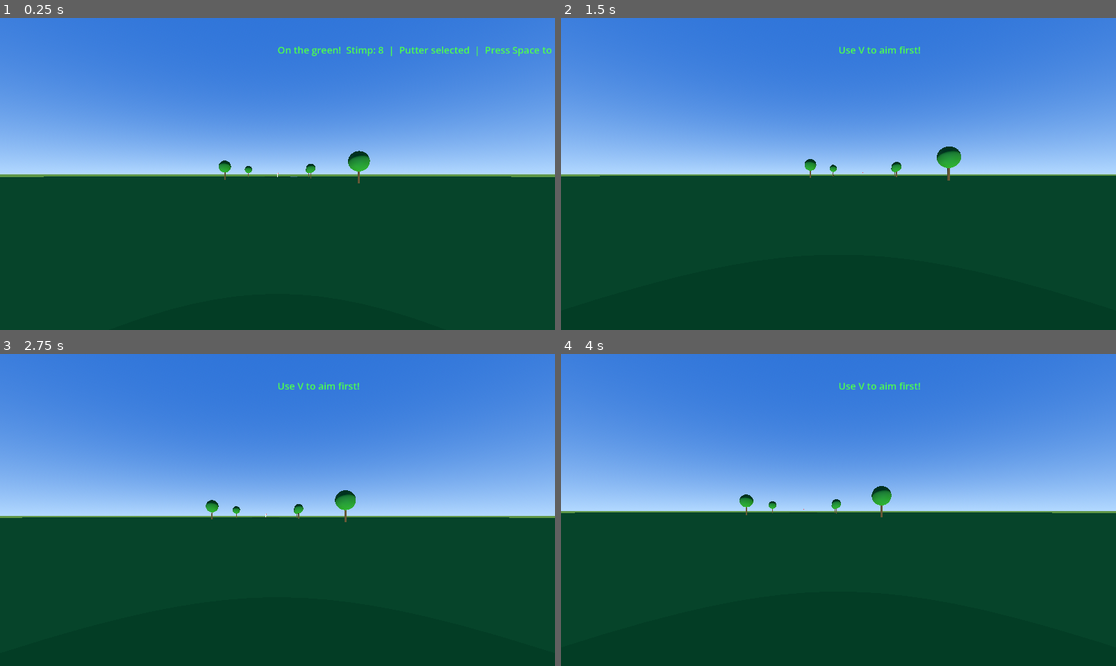
Above: before the commit, frames 1-4 (two rows, left to right).
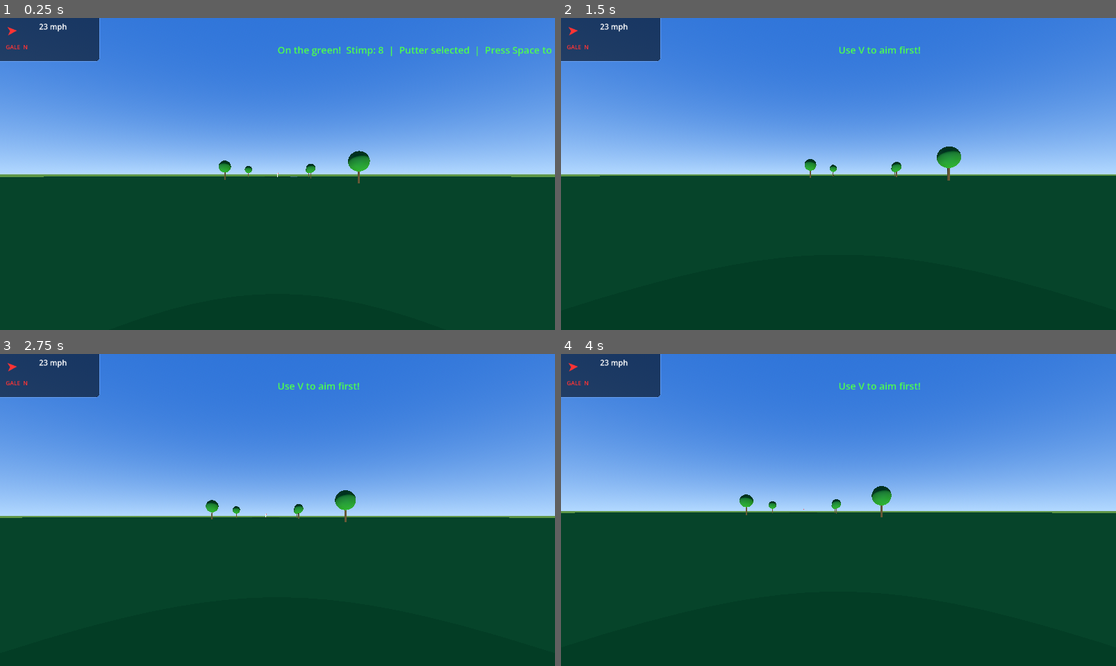
Above: after the commit, the same moments.

Repository: norsiwel/solo-golf
Game: Godot game, scene res://main.tscn
Two runs of this game, one before a commit and one after it. Both use one fixed random seed, a clock stepped at 60 frames per second and the inputs below.
Inputs (mouse positions are in pixels of both pictures, inside the frame that each line leads up to):
- Up to frame 1 (0.25 s): no input
- Up to frame 2 (1.5 s): tap Enter at 0.5 s; move the mouse to (866, 174) at 0.52 s; hold Up from 0.53 s (still down); tap Tab at 0.6 s; click (866, 174) at 0.67 s; tap Space at 0.77, 1.07, 1.25 s; move the mouse to (810, 174) at 1.27 s; tap V at 1.35 s
- Up to frame 3 (2.75 s): keep holding Up; tap Space at 1.52, 1.82 s; tap Enter at 2 s; move the mouse to (288, 503) at 2.02 s; tap Tab at 2.1 s
- Up to frame 4 (4 s): keep holding Up; tap Space at 2.75, 3.02, 3.32, 3.77 s; move the mouse to (832, 516) at 2.77 s; tap V at 2.85 s; click (832, 516) at 2.92 s; tap Enter at 3.5 s; move the mouse to (877, 513) at 3.52 s; tap Tab at 3.6 s

The runs differ from the first frame. In frame 1, 2.5% of the frame differs, in the area x 0-19%, y 0-15%; in frame 2, 2.5%, in the area x 0-55%, y 0-50%; in frame 3, 2.5%; in frame 4, 2.5%.

Commit message:
wind system - animated flag - wind HUD top-left - wind affects ball flight - wind shown on address screen

Diff:
--- a/ball.gd
+++ b/ball.gd
@@ -111,6 +111,11 @@
 		var total_lateral = curve_offset + (accuracy_error * (randf() - 0.5) * 2.0)
 		land_pos = from + forward * distance + right * total_lateral
 		land_pos.y = 0.025
+		# Apply wind effect to landing position
+		var wind = get_tree().current_scene.get_node_or_null("WindSystem")
+		if wind:
+			land_pos = wind.apply_to_ball(from, land_pos, power, loft)
+			land_pos.y = 0.025
 		roll_dir = (land_pos - from).normalized()
 		roll_dir.y = 0.0
 		state = BallState.FLYING
--- /dev/null
+++ b/flag_animator.gd
@@ -0,0 +1,45 @@
+extends MeshInstance3D
+
+# Attach this script to the Flag MeshInstance3D node
+# It rotates to face the wind and oscillates to simulate flapping
+
+var wind_dir := Vector3.ZERO
+var wind_speed := 0.0
+var flap_time := 0.0
+var base_rotation := 0.0
+
+func _ready():
+	# Find wind system
+	var wind = get_tree().current_scene.get_node_or_null("WindSystem")
+	if wind:
+		wind.connect("wind_changed", _on_wind_changed)
+		wind_dir = wind.wind_direction
+		wind_speed = wind.wind_speed_mph
+
+func _on_wind_changed(direction: Vector3, speed_mph: float):
+	wind_dir = direction
+	wind_speed = speed_mph
+
+func _process(delta):
+	flap_time += delta
+
+	if wind_speed < 1.0:
+		# Calm - flag hangs limp, slight droop
+		rotation_degrees.z = -15.0
+		rotation_degrees.y = base_rotation
+		return
+
+	# Face the wind direction (flag streams away from wind)
+	var target_yaw = rad_to_deg(atan2(-wind_dir.x, -wind_dir.z))
+	base_rotation = lerp_angle(base_rotation, target_yaw, delta * 2.0)
+	rotation_degrees.y = base_rotation
+
+	# Flapping oscillation - faster and bigger in stronger wind
+	var flap_freq = 2.0 + wind_speed * 0.15
+	var flap_amp = clamp(wind_speed * 0.4, 0.5, 12.0)
+	var flap = sin(flap_time * flap_freq) * flap_amp
+	var flap2 = sin(flap_time * flap_freq * 1.7) * flap_amp * 0.3  # secondary harmonic
+
+	rotation_degrees.z = flap + flap2
+	# Slight lift in strong wind
+	rotation_degrees.x = clamp(wind_speed * 0.2, 0, 8.0)
--- a/main.tscn
+++ b/main.tscn
@@ -3,6 +3,9 @@
 [ext_resource type="Script" uid="uid://bagc1rj48iic7" path="res://player.gd" id="1_player"]
 [ext_resource type="Script" path="res://green.gd" id="2_green"]
 [ext_resource type="Script" path="res://tee.gd" id="3_tee"]
+[ext_resource type="Script" path="res://wind_system.gd" id="4_wind"]
+[ext_resource type="Script" path="res://wind_hud.gd" id="5_wind_hud"]
+[ext_resource type="Script" path="res://flag_animator.gd" id="6_flag"]
 
 [sub_resource type="PlaneMesh" id="PlaneMesh_ground"]
 size = Vector2(400, 400)
@@ -116,6 +119,12 @@
 
 [node name="Main" type="Node3D"]
 
+[node name="WindSystem" type="Node3D" parent="."]
+script = ExtResource("4_wind")
+
+[node name="WindHUD" type="CanvasLayer" parent="."]
+script = ExtResource("5_wind_hud")
+
 [node name="Sun" type="DirectionalLight3D" parent="."]
 transform = Transform3D(0.866, -0.5, 0, 0.25, 0.433, -0.866, 0.433, 0.75, 0.5, 50, 80, 50)
 light_energy = 1.2
@@ -266,6 +275,7 @@
 transform = Transform3D(1, 0, 0, 0, 1, 0, 0, 0, 1, 0.35, 2.9, 0)
 mesh = SubResource("BoxMesh_flag")
 surface_material_override/0 = SubResource("Material_flag")
+script = ExtResource("6_flag")
 
 [node name="HoleCup" type="MeshInstance3D" parent="Flagstick"]
 transform = Transform3D(1, 0, 0, 0, 1, 0, 0, 0, 1, 0, 0.01, 0)
--- a/player.gd
+++ b/player.gd
@@ -224,6 +224,10 @@
 	ball.global_position = global_position + shot_dir * 1.2
 	ball.global_position.y = 0.025
 	ball.visible = true
+	# Show wind info in HUD before swing
+	var wind = get_parent().get_node_or_null("WindSystem")
+	if wind:
+		$HUD/AimLabel.text = "AIM: %d yds  |  %s" % [int(aim_yardage), wind.get_wind_description()]
 	address_screen.open_screen()
 
 func _close_address():
--- /dev/null
+++ b/wind_hud.gd
@@ -0,0 +1,121 @@
+extends CanvasLayer
+
+# Wind HUD - shows wind direction arrow, speed and description
+# Sits top-left of screen, always visible during play
+
+var wind_dir := Vector3.ZERO
+var wind_speed := 0.0
+var arrow_label: Label
+var speed_label: Label
+var desc_label: Label
+var arrow_rotation := 0.0
+
+func _ready():
+	layer = 5
+	_build_ui()
+	# Connect to wind system
+	call_deferred("_connect_wind")
+
+func _connect_wind():
+	var wind = get_tree().current_scene.get_node_or_null("WindSystem")
+	if wind:
+		wind.connect("wind_changed", _on_wind_changed)
+		_on_wind_changed(wind.wind_direction, wind.wind_speed_mph)
+
+func _build_ui():
+	# Background panel - top left
+	var panel = Panel.new()
+	panel.set_anchor(SIDE_LEFT,  0.0)
+	panel.set_anchor(SIDE_TOP,   0.0)
+	panel.set_anchor(SIDE_RIGHT, 0.18)
+	panel.set_anchor(SIDE_BOTTOM,0.14)
+	var ps = StyleBoxFlat.new()
+	ps.bg_color = Color(0, 0, 0, 0.55)
+	ps.border_color = Color(0.5, 0.7, 1.0, 0.6)
+	ps.border_width_bottom = 1
+	ps.border_width_right = 1
+	ps.corner_radius_bottom_right = 8
+	panel.add_theme_stylebox_override("panel", ps)
+	add_child(panel)
+
+	# Wind arrow - big Unicode arrow that rotates via label
+	arrow_label = Label.new()
+	arrow_label.text = "➤"
+	arrow_label.set_anchor(SIDE_LEFT,  0.01)
+	arrow_label.set_anchor(SIDE_TOP,   0.01)
+	arrow_label.set_anchor(SIDE_RIGHT, 0.07)
+	arrow_label.set_anchor(SIDE_BOTTOM,0.09)
+	arrow_label.add_theme_font_size_override("font_size", 28)
+	arrow_label.add_theme_color_override("font_color", Color(0.4, 0.8, 1.0, 1))
+	add_child(arrow_label)
+
+	# Speed
+	speed_label = Label.new()
+	speed_label.text = "0 mph"
+	speed_label.set_anchor(SIDE_LEFT,  0.07)
+	speed_label.set_anchor(SIDE_TOP,   0.01)
+	speed_label.set_anchor(SIDE_RIGHT, 0.18)
+	speed_label.set_anchor(SIDE_BOTTOM,0.07)
+	speed_label.add_theme_font_size_override("font_size", 16)
+	speed_label.add_theme_color_override("font_color", Color(1, 1, 1, 1))
+	add_child(speed_label)
+
+	# Description
+	desc_label = Label.new()
+	desc_label.text = "CALM"
+	desc_label.set_anchor(SIDE_LEFT,  0.01)
+	desc_label.set_anchor(SIDE_TOP,   0.08)
+	desc_label.set_anchor(SIDE_RIGHT, 0.18)
+	desc_label.set_anchor(SIDE_BOTTOM,0.14)
+	desc_label.add_theme_font_size_override("font_size", 12)
+	desc_label.add_theme_color_override("font_color", Color(0.8, 0.9, 1.0, 0.9))
+	add_child(desc_label)
+
+func _on_wind_changed(direction: Vector3, speed_mph: float):
+	wind_dir = direction
+	wind_speed = speed_mph
+	_update_display()
+
+func _update_display():
+	if speed_label:
+		speed_label.text = "%.0f mph" % wind_speed
+	if desc_label:
+		# Get compass relative to player-facing (south = into screen = headwind)
+		var angle = rad_to_deg(atan2(wind_dir.x, wind_dir.z))
+		if angle < 0: angle += 360
+		var dirs = ["N","NE","E","SE","S","SW","W","NW"]
+		var compass = dirs[int((angle + 22.5) / 45.0) % 8]
+		if wind_speed < 2:
+			desc_label.text = "CALM"
+			desc_label.add_theme_color_override("font_color", Color(0.8, 0.9, 1.0, 0.9))
+		elif wind_speed < 8:
+			desc_label.text = "Light  %s" % compass
+			desc_label.add_theme_color_override("font_color", Color(0.5, 1.0, 0.5, 1))
+		elif wind_speed < 15:
+			desc_label.text = "Moderate  %s" % compass
+			desc_label.add_theme_color_override("font_color", Color(1.0, 0.9, 0.3, 1))
+		elif wind_speed < 22:
+			desc_label.text = "Strong  %s" % compass
+			desc_label.add_theme_color_override("font_color", Color(1.0, 0.5, 0.2, 1))
+		else:
+			desc_label.text = "GALE  %s" % compass
+			desc_label.add_theme_color_override("font_color", Color(1.0, 0.2, 0.2, 1))
+
+func _process(_delta):
+	if arrow_label == null or wind_speed < 1.0:
+		if arrow_label:
+			arrow_label.add_theme_color_override("font_color", Color(0.4, 0.4, 0.4, 0.6))
+		return
+	# Rotate arrow to show wind direction on screen
+	# Wind blows FROM the direction shown
+	var screen_angle = rad_to_deg(atan2(wind_dir.x, wind_dir.z))
+	arrow_label.rotation_degrees = screen_angle
+	# Color based on speed
+	if wind_speed < 8:
+		arrow_label.add_theme_color_override("font_color", Color(0.5, 1.0, 0.5, 1))
+	elif wind_speed < 15:
+		arrow_label.add_theme_color_override("font_color", Color(1.0, 0.9, 0.3, 1))
+	elif wind_speed < 22:
+		arrow_label.add_theme_color_override("font_color", Color(1.0, 0.5, 0.2, 1))
+	else:
+		arrow_label.add_theme_color_override("font_color", Color(1.0, 0.2, 0.2, 1))
--- /dev/null
+++ b/wind_system.gd
@@ -0,0 +1,105 @@
+extends Node3D
+
+# Wind system - generates and manages wind for a hole
+# Attach to Main scene as "WindSystem"
+
+signal wind_changed(direction: Vector3, speed_mph: float)
+
+@export var min_wind_mph := 0.0
+@export var max_wind_mph := 25.0
+@export var gust_chance := 0.3      # probability of gusts
+@export var change_interval := 8.0  # seconds between wind shifts
+
+var wind_direction := Vector3.ZERO  # normalized horizontal direction
+var wind_speed_mph := 0.0
+var gust_speed_mph := 0.0
+var is_gusting := false
+var change_timer := 0.0
+var gust_timer := 0.0
+
+# Current effective wind (base + gust)
+var effective_wind: Vector3:
+	get:
+		var total_mph = wind_speed_mph + gust_speed_mph
+		return wind_direction * (total_mph * 0.44704)  # mph to m/s
+
+func _ready():
+	randomize()
+	_generate_wind()
+
+func _generate_wind():
+	# Random direction
+	var angle = randf() * TAU
+	wind_direction = Vector3(sin(angle), 0, cos(angle)).normalized()
+	wind_speed_mph = randf_range(min_wind_mph, max_wind_mph)
+	emit_signal("wind_changed", wind_direction, wind_speed_mph)
+
+func _process(delta):
+	change_timer += delta
+	if change_timer >= change_interval:
+		change_timer = 0.0
+		# Gradually shift wind direction and speed
+		var new_angle = atan2(wind_direction.x, wind_direction.z) + randf_range(-0.5, 0.5)
+		wind_direction = Vector3(sin(new_angle), 0, cos(new_angle)).normalized()
+		wind_speed_mph = clamp(wind_speed_mph + randf_range(-5, 5), min_wind_mph, max_wind_mph)
+		emit_signal("wind_changed", wind_direction, wind_speed_mph)
+
+	# Random gusts
+	gust_timer += delta
+	if not is_gusting and gust_timer > randf_range(3.0, 8.0):
+		if randf() < gust_chance:
+			is_gusting = true
+			gust_speed_mph = randf_range(3.0, 10.0)
+			gust_timer = 0.0
+	elif is_gusting:
+		gust_speed_mph = move_toward(gust_speed_mph, 0, delta * 8.0)
+		if gust_speed_mph <= 0.1:
+			is_gusting = false
+			gust_speed_mph = 0.0
+
+func get_wind_description() -> String:
+	var total = wind_speed_mph + gust_speed_mph
+	var dir = _compass_direction()
+	if total < 2:
+		return "CALM"
+	elif total < 8:
+		return "Light %s  %.0f mph" % [dir, total]
+	elif total < 15:
+		return "Moderate %s  %.0f mph" % [dir, total]
+	elif total < 22:
+		return "Strong %s  %.0f mph" % [dir, total]
+	else:
+		return "GALE %s  %.0f mph" % [dir, total]
+
+func _compass_direction() -> String:
+	var angle = rad_to_deg(atan2(wind_direction.x, wind_direction.z))
+	if angle < 0: angle += 360
+	var dirs = ["N","NE","E","SE","S","SW","W","NW","N"]
+	return dirs[int((angle + 22.5) / 45.0) % 8]
+
+func apply_to_ball(ball_start: Vector3, ball_land: Vector3, power: float, loft: float) -> Vector3:
+	# Returns modified landing position after wind effect
+	var flight_time = power * 4.0  # approximate seconds in air
+	var wind_ms = wind_speed_mph + gust_speed_mph
+	wind_ms *= 0.44704  # to m/s
+
+	# Loft multiplier - high shots affected more
+	var loft_mult = 1.0 + (loft + 1.0) * 0.4  # low=0.6x, normal=1.0x, high=1.4x
+
+	# Lateral drift from crosswind
+	var forward = (ball_land - ball_start).normalized()
+	forward.y = 0
+	var right = Vector3(forward.z, 0, -forward.x)
+
+	var lateral_wind = wind_direction.dot(right) * wind_ms
+	var head_tail_wind = wind_direction.dot(forward) * wind_ms
+
+	# Lateral displacement
+	var lateral_disp = lateral_wind * flight_time * loft_mult * 0.8
+	# Headwind reduces distance, tailwind adds
+	var distance_change = head_tail_wind * flight_time * loft_mult * 0.5
+
+	var modified = ball_land
+	modified += right * lateral_disp
+	modified += forward * distance_change
+	return modified
Not shown, added: assets/ball_white.png.import
Not shown, added: assets/ball_yellow.png.import
Not shown, added: ball_asset1.png.import
Not shown, added: ball_asset2.png.import
Not shown, added: ball_texture1.png.import
Not shown, added: ball_texture2.png.import
Not shown, added: ball_white.png.import
Not shown, added: ball_yellow.png.import
Not shown, added: standrewsv1/Andy's_splash.jpg.import
Not shown, added: standrewsv1/FlagSTA.jpg.import
